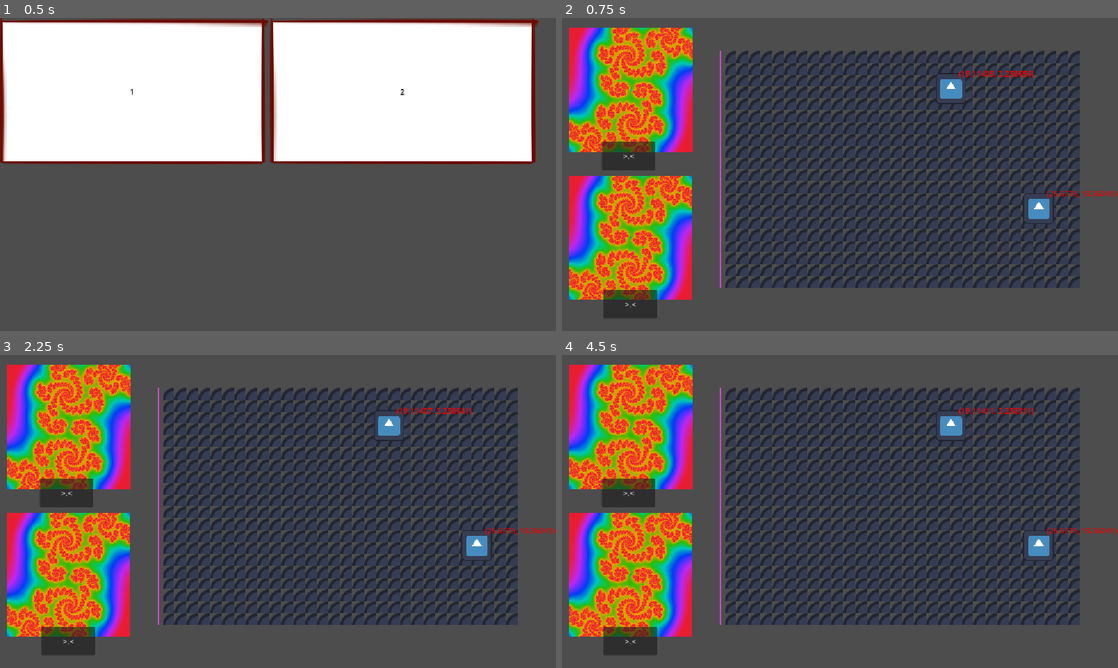
Above: before the commit, frames 1-4 (two rows, left to right).
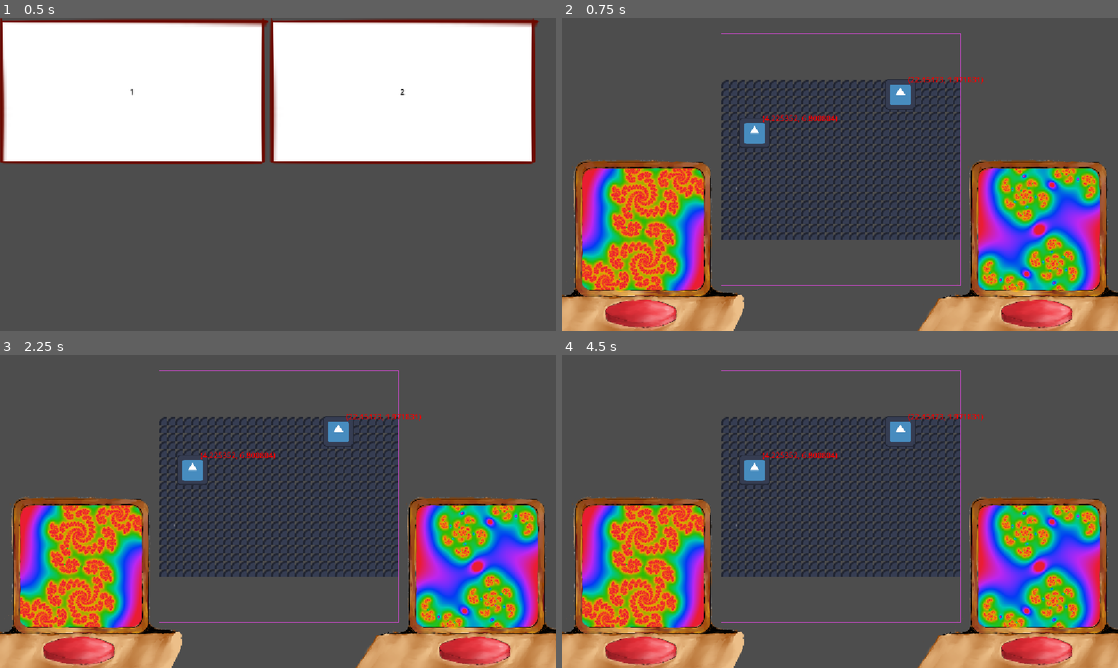
Above: after the commit, the same moments.

Repository: Wallted/ldjam-59
Game: Godot game, scene res://main.tscn
The game is run twice, just before and just after one commit, with the same random seed, the same clock (stepped at 60 frames per second) and the same inputs. The engine's default icon, where the game draws it, is replaced by a stand-in: a white triangle on a blue panel in a dark square.
Inputs (mouse positions are in pixels of both pictures, inside the frame that each line leads up to):
- Up to frame 1 (0.5 s): no input
- Up to frame 2 (0.75 s): click "1" at 0.5 s
- Up to frame 3 (2.25 s): click (66, 639) at 1.25 s, where only the run before the commit has a clickable ">.<"; click (389, 426) at 2.02 s
- Up to frame 4 (4.5 s): click (951, 426) at 2.77 s; click (628, 639) at 3.5 s, where only the run before the commit has a clickable ">.<"; click (951, 426) at 4.27 s

Frame 1 is identical in both runs. In frame 2, 55% of the frame differs, in the area x 0-100%, y 3-100%; in frame 3, 55%; in frame 4, 55%.

Commit message:
fractal frames

Diff:
--- a/canvas.gd
+++ b/canvas.gd
@@ -1,2 +1,13 @@
 class_name Fractal
 extends Control
+
+
+signal interaction(is_pressed: bool)
+
+
+func _on_button_button_down():
+	interaction.emit(true)
+
+
+func _on_button_button_up():
+	interaction.emit(false)
--- a/canvas.tscn
+++ b/canvas.tscn
@@ -1,17 +1,7 @@
 [gd_scene format=3 uid="uid://dwp3igcc7lv7r"]
 
 [ext_resource type="Script" uid="uid://cu6paxujgyctj" path="res://canvas.gd" id="1_75aqd"]
-[ext_resource type="Shader" uid="uid://b2i0ttumm0jwq" path="res://fractal.gdshader" id="2_pfdkn"]
-
-[sub_resource type="ShaderMaterial" id="ShaderMaterial_15w7l"]
-shader = ExtResource("2_pfdkn")
-shader_parameter/zoom = 0.0
-shader_parameter/center = Vector2(0.72, 0.395)
-shader_parameter/c = Vector2(0.3, 0.48)
-shader_parameter/color_phase = 0.0
-shader_parameter/color_freq = 1.0
-shader_parameter/thresh = 200.0
-shader_parameter/hue_coef = 0.4
+[ext_resource type="Texture2D" uid="uid://bbpahtqmppeyf" path="res://assets/przycisk_ok.png" id="2_pfdkn"]
 
 [sub_resource type="CanvasTexture" id="CanvasTexture_k4n84"]
 
@@ -21,8 +11,24 @@
 script = ExtResource("1_75aqd")
 
 [node name="TextureRect" type="TextureRect" parent="." unique_id=656123526]
-material = SubResource("ShaderMaterial_15w7l")
+use_parent_material = true
 layout_mode = 0
 offset_right = 256.0
 offset_bottom = 256.0
 texture = SubResource("CanvasTexture_k4n84")
+
+[node name="PrzyciskOk" type="Sprite2D" parent="." unique_id=779488552]
+position = Vector2(165, 157)
+scale = Vector2(0.56, 0.56)
+texture = ExtResource("2_pfdkn")
+
+[node name="Button" type="Button" parent="." unique_id=1212396923]
+modulate = Color(1, 1, 1, 0)
+layout_mode = 0
+offset_left = 46.0
+offset_top = 271.0
+offset_right = 201.0
+offset_bottom = 335.0
+
+[connection signal="button_down" from="Button" to="." method="_on_button_button_down"]
+[connection signal="button_up" from="Button" to="." method="_on_button_button_up"]
--- a/game.tscn
+++ b/game.tscn
@@ -3,8 +3,28 @@
 [ext_resource type="Script" uid="uid://d3y1cb6tqyug5" path="res://game.gd" id="1_80nbo"]
 [ext_resource type="PackedScene" uid="uid://b7c34bojqhp7f" path="res://zoo_space.tscn" id="2_e2o6t"]
 [ext_resource type="PackedScene" uid="uid://dwp3igcc7lv7r" path="res://canvas.tscn" id="3_feb5d"]
-[ext_resource type="PackedScene" uid="uid://p5wnbaqonghd" path="res://play_button.tscn" id="4_7jktm"]
 [ext_resource type="PackedScene" uid="uid://rtb0cvf0pxp1" path="res://audio.tscn" id="4_fc0e3"]
+[ext_resource type="Shader" uid="uid://b2i0ttumm0jwq" path="res://fractal.gdshader" id="4_ryrav"]
+
+[sub_resource type="ShaderMaterial" id="ShaderMaterial_ryrav"]
+shader = ExtResource("4_ryrav")
+shader_parameter/zoom = 0.0
+shader_parameter/center = Vector2(0, 0)
+shader_parameter/c = Vector2(0.48, 0.3)
+shader_parameter/color_phase = 0.0
+shader_parameter/color_freq = 1.0
+shader_parameter/thresh = 200.0
+shader_parameter/hue_coef = 0.4
+
+[sub_resource type="ShaderMaterial" id="ShaderMaterial_eow3j"]
+shader = ExtResource("4_ryrav")
+shader_parameter/zoom = 0.0
+shader_parameter/center = Vector2(0, 0)
+shader_parameter/c = Vector2(0.3, 0.48)
+shader_parameter/color_phase = 0.0
+shader_parameter/color_freq = 1.0
+shader_parameter/thresh = 200.0
+shader_parameter/hue_coef = 0.4
 
 [node name="Game" type="Control" unique_id=1684369373]
 layout_mode = 3
@@ -17,40 +37,28 @@
 
 [node name="ZooSpace" parent="." unique_id=1828854927 instance=ExtResource("2_e2o6t")]
 layout_mode = 1
-offset_left = 328.0
-offset_top = 68.0
-offset_right = -70.0
-offset_bottom = -89.0
+offset_left = 329.0
+offset_top = 32.0
+offset_right = -326.0
+offset_bottom = -94.0
+
+[node name="CurrentFractal" parent="." unique_id=402778540 instance=ExtResource("3_feb5d")]
+material = SubResource("ShaderMaterial_ryrav")
+layout_mode = 1
+offset_left = 861.0
+offset_top = 310.0
+offset_right = 861.0
+offset_bottom = 310.0
 
 [node name="TargetFractal" parent="." unique_id=531768555 instance=ExtResource("3_feb5d")]
+material = SubResource("ShaderMaterial_eow3j")
 layout_mode = 1
-offset_left = 14.0
-offset_top = 327.0
-offset_right = 14.0
-offset_bottom = 327.0
-
-[node name="PlayButton" parent="TargetFractal" unique_id=1187659698 instance=ExtResource("4_7jktm")]
-layout_mode = 1
-offset_left = 72.0
-offset_top = 236.0
-offset_right = 72.0
-offset_bottom = 236.0
-
-[node name="CurrentFractal" parent="." unique_id=402778540 instance=ExtResource("3_feb5d")]
-layout_mode = 1
-offset_left = 15.0
-offset_top = 21.0
-offset_right = 15.0
-offset_bottom = 21.0
-
-[node name="PlayButton" parent="CurrentFractal" unique_id=13145799 instance=ExtResource("4_7jktm")]
-layout_mode = 1
-offset_left = 67.0
-offset_top = 235.0
-offset_right = 67.0
-offset_bottom = 235.0
+offset_left = 41.0
+offset_top = 310.0
+offset_right = 41.0
+offset_bottom = 310.0
 
 [node name="Audio" parent="." unique_id=245871639 instance=ExtResource("4_fc0e3")]
 
-[connection signal="interaction" from="TargetFractal/PlayButton" to="." method="_on_play_button" binds= [false]]
-[connection signal="interaction" from="CurrentFractal/PlayButton" to="." method="_on_play_button" binds= [true]]
+[connection signal="interaction" from="CurrentFractal" to="." method="_on_play_button" binds= [true]]
+[connection signal="interaction" from="TargetFractal" to="." method="_on_play_button" binds= [false]]
--- a/levels/01.json
+++ b/levels/01.json
@@ -2,7 +2,7 @@
 	"x": 30,
 	"y": 20,
 	"player_data": [
-		[0, 200.0],
+		[0, 400.0],
 		[0, 200.0],
 	],
 	"target_data": [
--- a/play_button.gd
+++ /dev/null
@@ -1,12 +0,0 @@
-extends Control
-
-
-signal interaction(is_pressed: bool)
-
-
-func _on_button_button_down():
-	interaction.emit(true)
-
-
-func _on_button_button_up():
-	interaction.emit(false)
--- a/play_button.tscn
+++ /dev/null
@@ -1,21 +0,0 @@
-[gd_scene format=3 uid="uid://p5wnbaqonghd"]
-
-[ext_resource type="Script" uid="uid://dm5rh05db3yjd" path="res://play_button.gd" id="1_v8f0b"]
-
-[node name="PlayButton" type="Control" unique_id=1187659698]
-layout_mode = 3
-anchors_preset = 15
-anchor_right = 1.0
-anchor_bottom = 1.0
-grow_horizontal = 2
-grow_vertical = 2
-script = ExtResource("1_v8f0b")
-
-[node name="Button" type="Button" parent="." unique_id=164078840]
-layout_mode = 0
-offset_right = 111.0
-offset_bottom = 59.0
-text = ">.<"
-
-[connection signal="button_down" from="Button" to="." method="_on_button_button_down"]
-[connection signal="button_up" from="Button" to="." method="_on_button_button_up"]
Binary file added: assets/przycisk_ok.png
Not shown, added: assets/przycisk_ok.png.import
Not shown, removed: play_button.gd.uid
